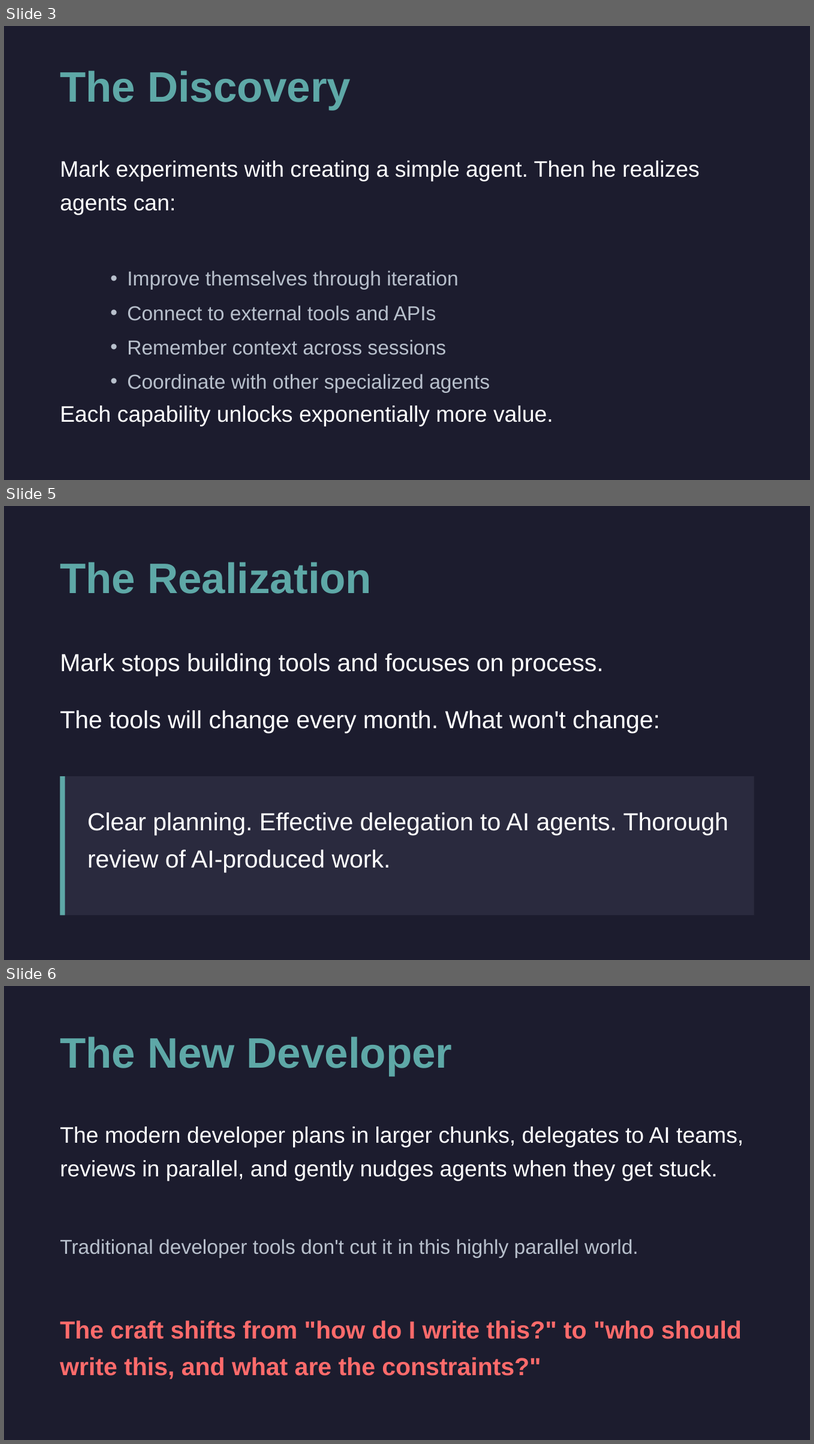
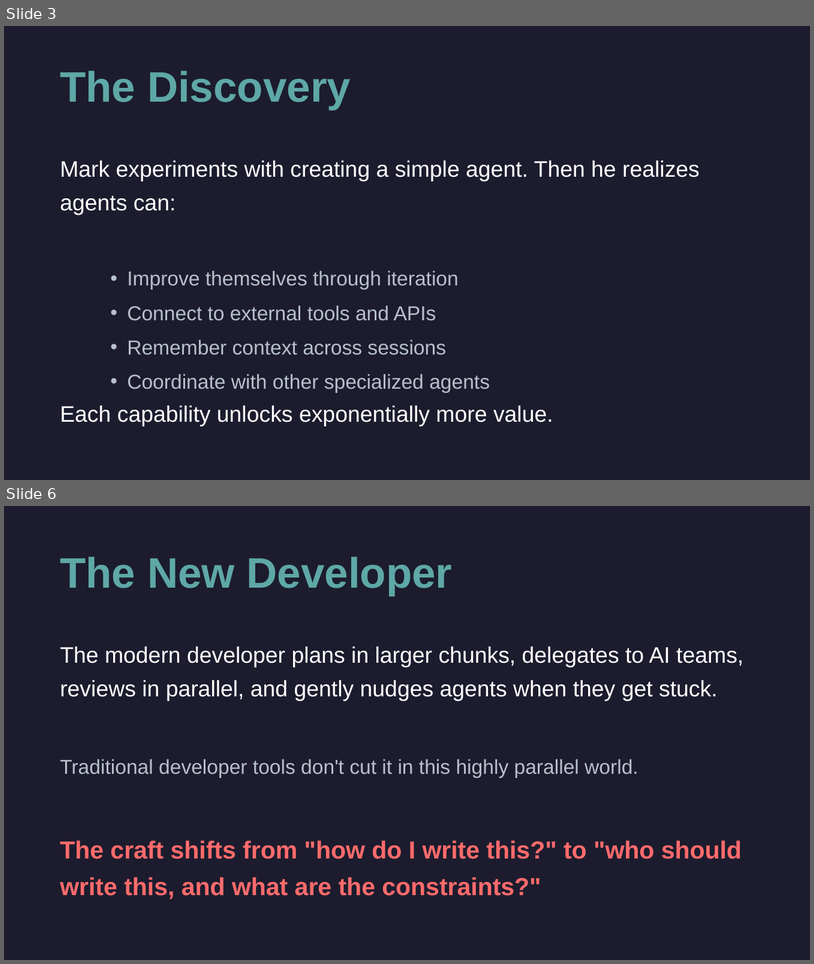
Before and after one commit to cirvine-MSFT/editless, a slide deck: docs/presentations/marks-journey-short.pptx. Shown one above the other, each under a label of ours: slides 3, 5 and 6 before the commit, slides 3 and 6 after it; the slides between them are not shown. The pictures are 814x1444 and 814x964 pixels, drawn with LibreOffice and Linux fonts; fonts in the diff are those of the drawing. Boxes give left, top, right and bottom in pixels: in the first picture for what was removed or moved away, otherwise in the second. Text is boxed around its words. In the diff, an @@ line names an element or a change of style, - is before the commit and + after.

```diff
--- a/docs/presentations/marks-journey-short.pptx
+++ b/docs/presentations/marks-journey-short.pptx
@@ slide 5 removed at [4, 506, 810, 960], background #1C1C2E @@
@@ text removed at [60, 562, 372, 594] @@
-The Realization
@@ text removed at [60, 653, 604, 676] @@
-Mark stops building tools and focuses on process.
@@ text removed at [60, 710, 660, 733] @@
-The tools will change every month. What won't change:
@@ rectangle removed at [60, 776, 754, 915] @@
@@ line removed from (63, 776) to (63, 915) @@
@@ text removed at [87, 812, 729, 872] @@
-Clear planning. Effective delegation to AI agents. Thorough review of AI-produced work.
```
Also in this commit, not shown: 2 slides added, 1 other slide removed, 5 other files.
